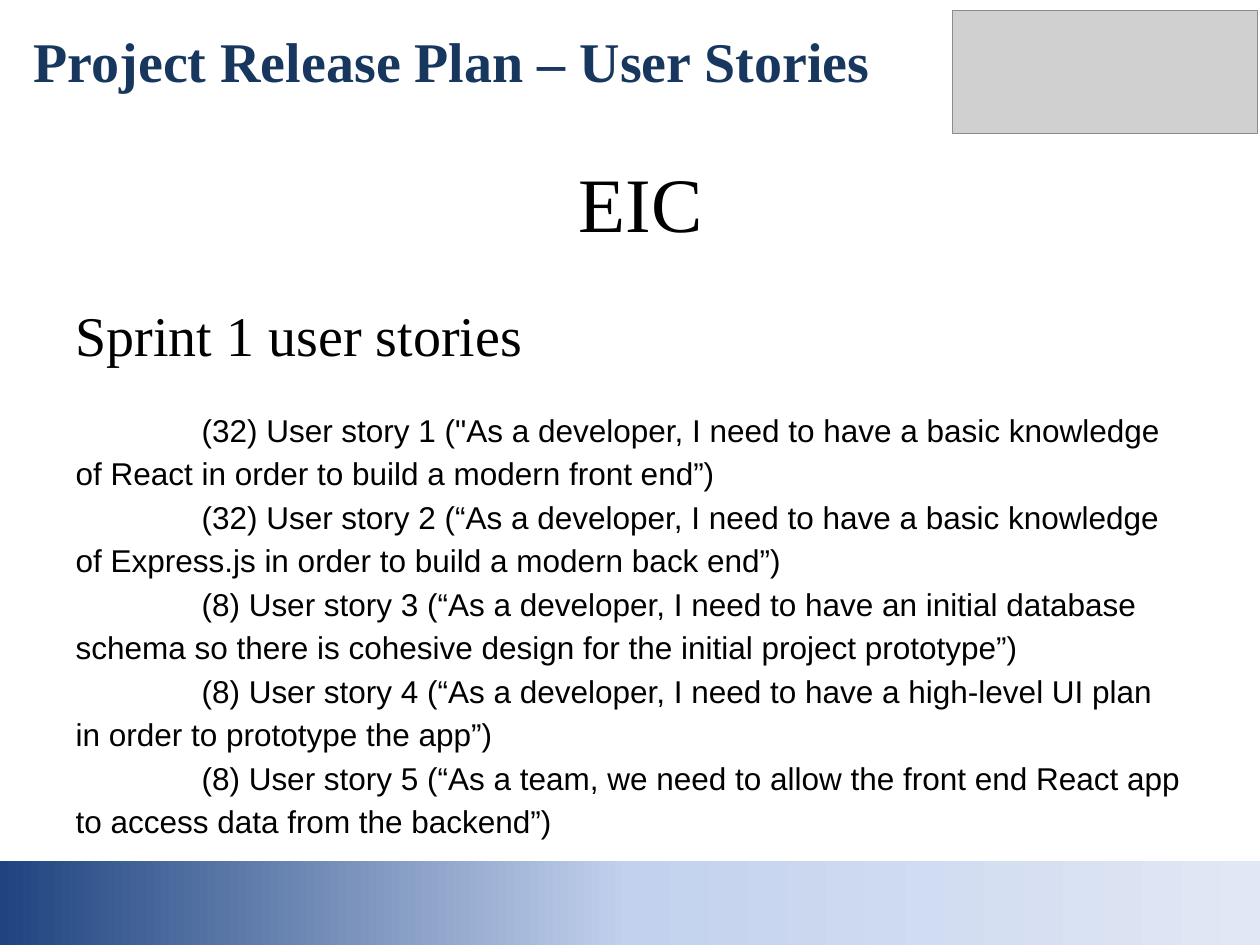
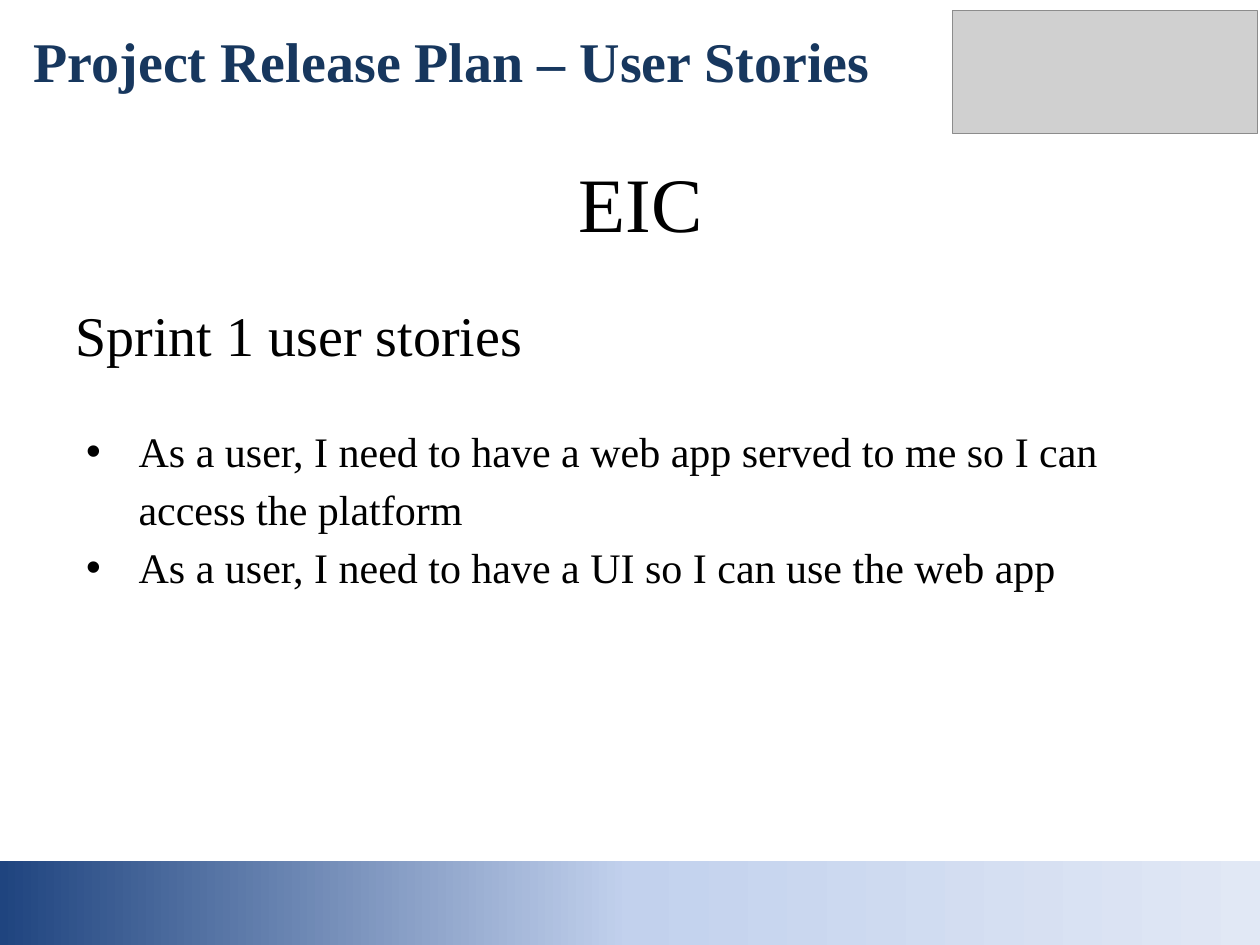
Before and after one commit to mpebbles/EIC, a slide deck: slide 3 of documents/EIC_initial_presentation.pptx. Drawn at 1260x945 pixels with LibreOffice and Linux fonts; fonts in the diff are those of the drawing; grey boxes stand for pictures. Boxes give left, top, right and bottom in pixels: in the first picture for what was removed or moved away, otherwise in the second. Text is boxed around its words. In the diff, an @@ line names an element or a change of style, - is before the commit and + after.

```diff
--- a/documents/EIC_initial_presentation.pptx
+++ b/documents/EIC_initial_presentation.pptx
@@ text at box(139, 438, 1097, 592): text changed; size 18 to 24 pt; font Arial to Times New Roman @@
-(32) User story 1 ("As a developer, I need to have a basic knowledge of React in order to build a modern front end”)
-(32) User story 2 (“As a developer, I need to have a basic knowledge of Express.js in order to build a modern back end”)
-(8) User story 3 (“As a developer, I need to have an initial database schema so there is cohesive design for the initial project prototype”)
-(8) User story 4 (“As a developer, I need to have a high-level UI plan in order to prototype the app”)
-(8) User story 5 (“As a team, we need to allow the front end React app to access data from the backend”)
+• As a user, I need to have a web app served to me so I can access the platform
+• As a user, I need to have a UI so I can use the web app
```
Also in this commit, not shown: 5 other slides changed, 2 other files.
